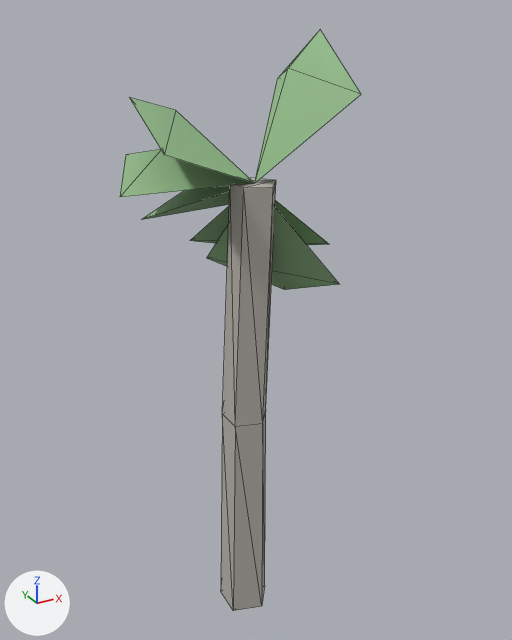
Before and after pictures for a commit that changed the glTF model web/public/models/tree-palm-fan-b-far.glb.
Before and after are seen from a camera (50 mm lens) standing at (-0.511, -0.921, 1.027) and looking at (0.007, 0.022, 0.556). The lights are fixed; the arrows at lower left show +X, +Y and +Z. The older version comes first. Mesh edges are drawn as thin lines. Vertices at exactly the same position are counted once.

Objects in the first picture: 'tree-palm-fan-b-far'.
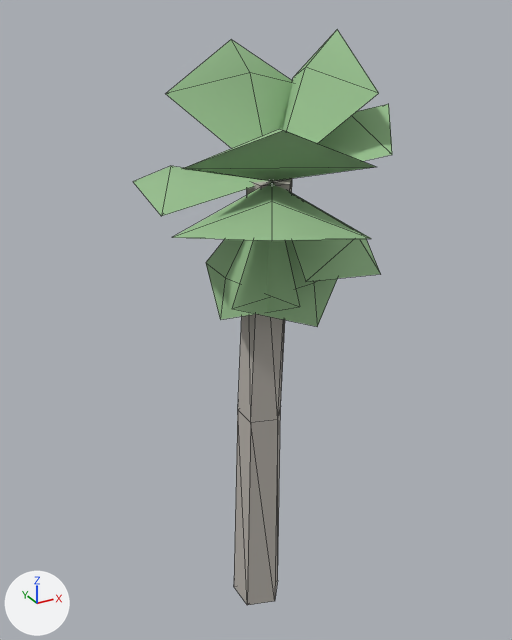
Commit message: Give the short fan palm a fuller far crown

The change, as JSON lines over the scene's bpy script:
```json
{"block": "me_tree_palm_fan_b_far", "where": "# used by ob_tree_palm_fan_b_far; location = (0.0, 0.0, 0.0)"}
{"op": "remove", "block": "me_tree_palm_fan_b_far", "code": "me_tree_palm_fan_b_far.from_pydata(...)  # 40 vertices, 62 faces; spans x -0.201..0.14, y -0.136..0.208, z 0.0..1.0"}
{"op": "add", "block": "me_tree_palm_fan_b_far", "code": "me_tree_palm_fan_b_far.from_pydata(...)  # 56 vertices, 86 faces; spans x -0.175..0.198, y -0.21..0.174, z 0.0..1.0"}
{"block": "me_tree_palm_fan_b_far", "change": "me_tree_palm_fan_b_far part 1: the loose piece of 15 vertices spanning x -0.068..0.029, y -0.045..0.042, z 0.0..0.79 is moved by (0.029, -0.001, 0.0)"}
{"block": "me_tree_palm_fan_b_far", "change": "me_tree_palm_fan_b_far part 2: the loose piece of 25 vertices spanning x -0.201..0.14, y -0.136..0.208, z 0.586..1.0 is rebuilt with 41 vertices and now spans x -0.175..0.198, y -0.21..0.174, z 0.582..1.0"}
```

Changed parts and their boxes [x1, y1, x2, y2] in the pictures (512 x 640 px; the box of a moved part takes in the faces that stretch with it):
```json
{"object": "tree-palm-fan-b-far", "change": "reshaped", "before": [120, 30, 361, 611], "after": [133, 30, 392, 605], "on screen": "7% wider"}
{"part": 1, "of": "me_tree_palm_fan_b_far", "change": "moved or reshaped", "before": [221, 178, 276, 611], "after": [234, 178, 292, 605]}
{"part": 2, "of": "me_tree_palm_fan_b_far", "change": "rebuilt", "before": [120, 30, 361, 290], "after": [133, 30, 392, 327], "on screen": "7% wider, 14% taller"}
```
